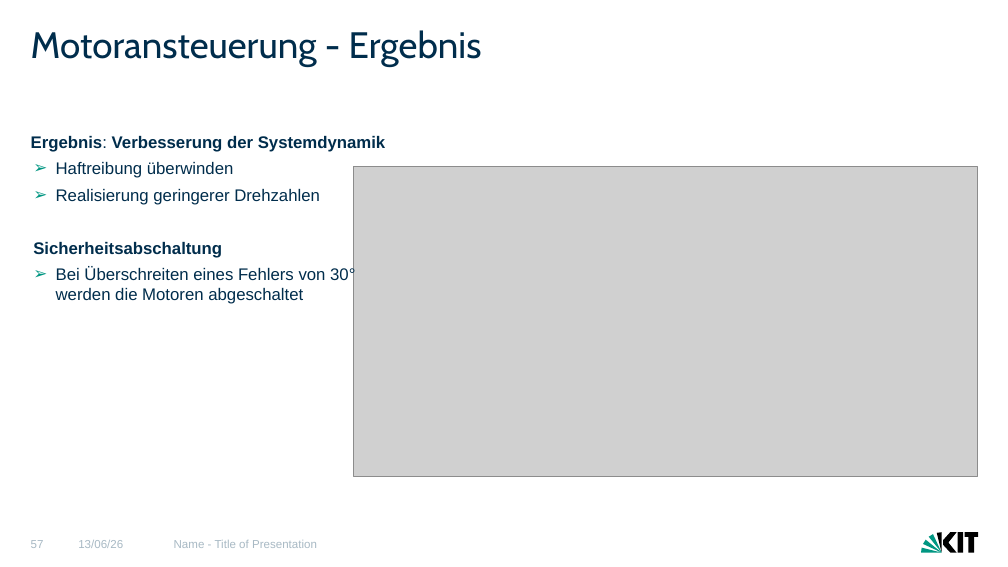
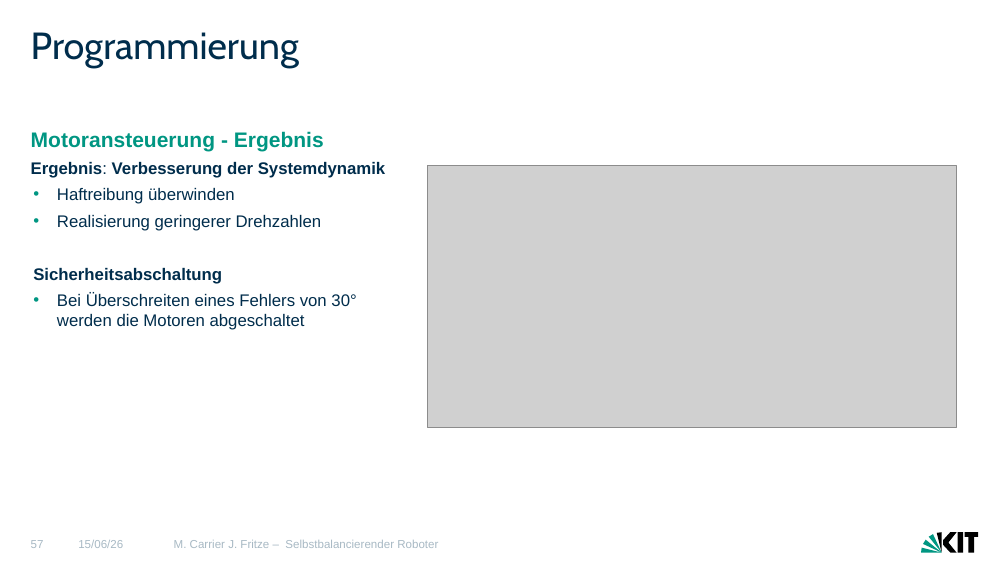
Before and after one commit to MCITBA/Lok_Prak_Rob, a slide deck: slide 57 of Finale_Präsentation_erw.pptx. Drawn at 1008x567 pixels with LibreOffice and Linux fonts; fonts in the diff are those of the drawing; grey boxes stand for pictures. Boxes give left, top, right and bottom in pixels: in the first picture for what was removed or moved away, otherwise in the second. Text is boxed around its words. In the diff, an @@ line names an element or a change of style, - is before the commit and + after.

```diff
--- a/Finale_Präsentation_erw.pptx
+++ b/Finale_Präsentation_erw.pptx
@@ title at [31,32,299,68]: text changed; size 35 to 36 pt @@
-Motoransteuerung - Ergebnis
+Programmierung
@@ text at [31,131,324,151]: paragraph added @@
+Motoransteuerung - Ergebnis
@@ picture: place and size @@
-picture at [353,166,977,476]
+picture at [427,165,956,427]
@@ text at [57,188,356,330]: bullet ➢ to • @@
@@ text at [174,540,438,548]: text changed @@
-Name - Title of Presentation
+M. Carrier J. Fritze – Selbstbalancierender Roboter
```
Also in this commit, not shown: 51 other slides changed, 4 slides added, 2 slides removed.
